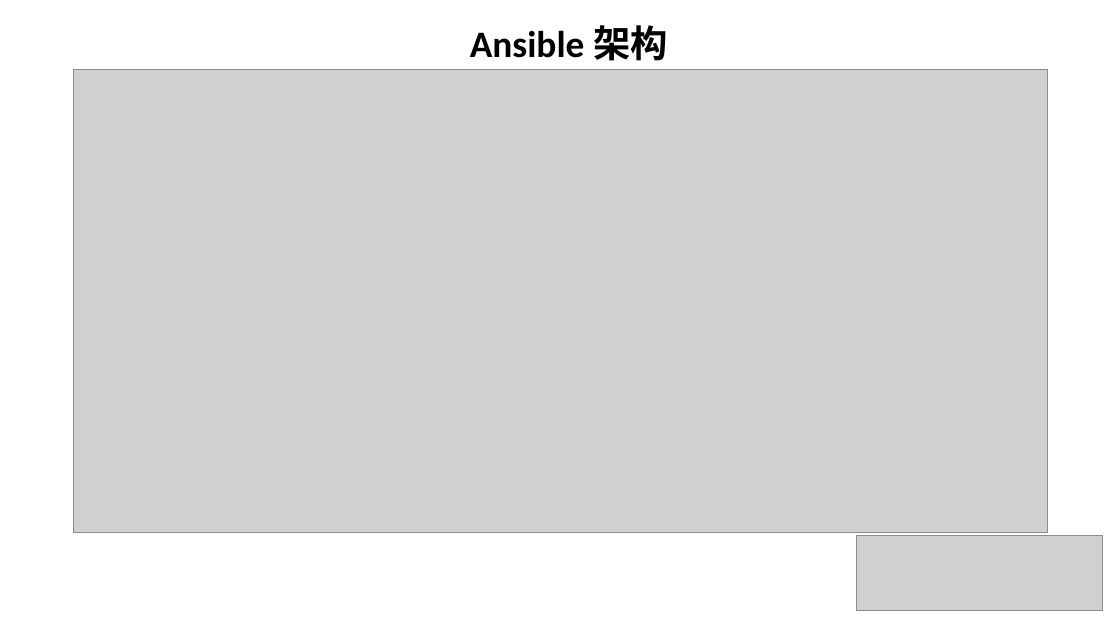
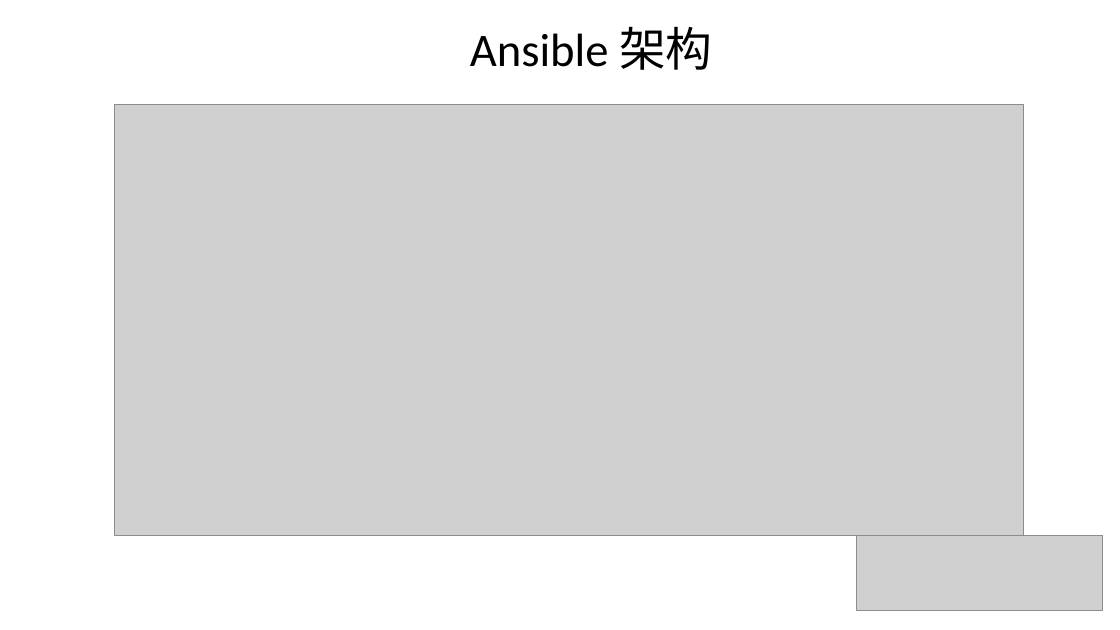
Before and after one commit to leeyan85/ansible-develop, a slide deck: slide 2 of 06-Ansible develop.pptx. Drawn at 1120x630 pixels with LibreOffice and Linux fonts; fonts in the diff are those of the drawing; grey boxes stand for pictures. Boxes give left, top, right and bottom in pixels: in the first picture for what was removed or moved away, otherwise in the second. Text is boxed around its words. In the diff, an @@ line names an element or a change of style, - is before the commit and + after.

Commit message:
ansible process modify

```diff
--- a/06-Ansible develop.pptx
+++ b/06-Ansible develop.pptx
@@ text "Ansible 架构" at <box>470,26,712,70</box>: size 32 to 40 pt, bold off @@
@@ picture: place and size @@
-picture at <box>73,70,1048,532</box>
+picture at <box>114,104,1023,535</box>
```
Also in this commit, not shown: 6 other slides changed, 1 other file.
